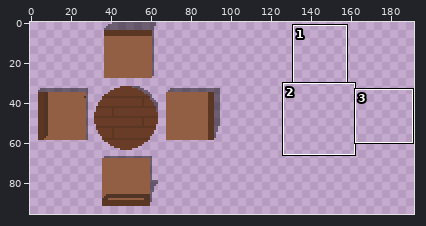
Pixel-art file, stored at world-and-tiles/commercial/rooftop_furniture.aseprite. Above: a wide view before the commit, with the close-up outlined.
Close-up. Before:
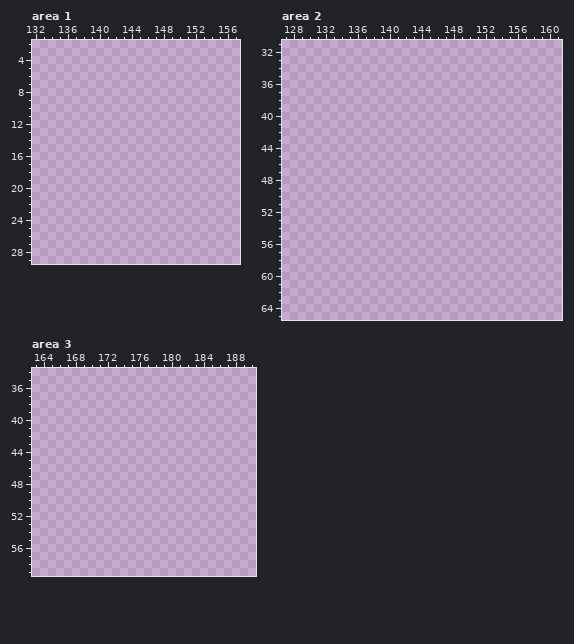
192x96 pixels, 1 frame. Shown: area 1: x 132..157, y 2..29; area 2: x 127..161, y 31..65; area 3: x 163..190, y 34..59. The commit also changed other parts of the picture, which this record leaves out.
Visible layers, top first: "shadows" opacity 45%, "Flattened".
Palette (. is transparent): 
The result:
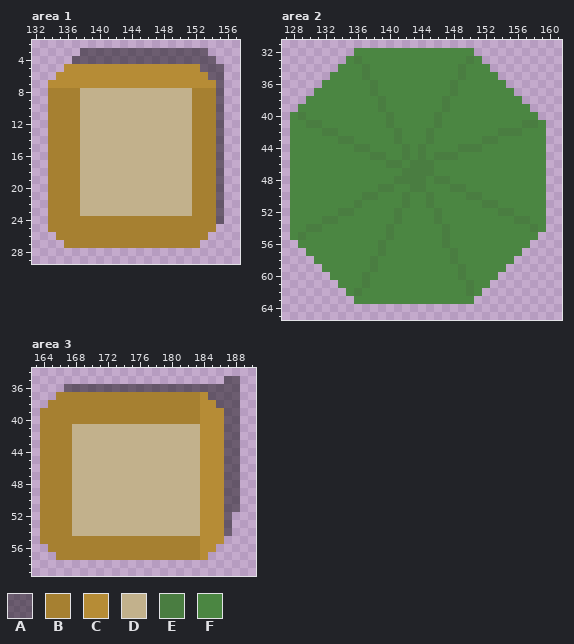
Colours new in this view: A #00000073  B #a68031  C #b68c36  D #c2b18c  E #4a7d41  F #4b8642
Change:
Changed rows in their new state; - is an unchanged pixel.
Area 1, layers "shadows", "Flattened":
first column x 134:
 3 ----AAAAAAAAAAAAAAAA--
 4 ---AAAAAAAAAAAAAAAAAA-
 5 --CCCCCCCCCCCCCCCCCAAA
 6 -CCCCCCCCCCCCCCCCCCCAA
 7 CCCCCCCCCCCCCCCCCCCCCA
 8 BBBBDDDDDDDDDDDDDDBBBA
 9 BBBBDDDDDDDDDDDDDDBBBA
10 BBBBDDDDDDDDDDDDDDBBBA
11 BBBBDDDDDDDDDDDDDDBBBA
12 BBBBDDDDDDDDDDDDDDBBBA
13 BBBBDDDDDDDDDDDDDDBBBA
14 BBBBDDDDDDDDDDDDDDBBBA
15 BBBBDDDDDDDDDDDDDDBBBA
16 BBBBDDDDDDDDDDDDDDBBBA
17 BBBBDDDDDDDDDDDDDDBBBA
18 BBBBDDDDDDDDDDDDDDBBBA
19 BBBBDDDDDDDDDDDDDDBBBA
20 BBBBDDDDDDDDDDDDDDBBBA
21 BBBBDDDDDDDDDDDDDDBBBA
22 BBBBDDDDDDDDDDDDDDBBBA
23 BBBBDDDDDDDDDDDDDDBBBA
24 BBBBBBBBBBBBBBBBBBBBBA
25 BBBBBBBBBBBBBBBBBBBBB-
26 -BBBBBBBBBBBBBBBBBBB--
27 --BBBBBBBBBBBBBBBBB---
Area 2, layer "Flattened":
first column x 128:
32 --------FFFFFFFFFFFFFFF---------
33 -------FEFFFFFFFFFFFFFEF--------
34 ------FFFEFFFFFFFFFFFEFFF-------
35 -----FFFFEFFFFFFFFFFFEFFFF------
36 ----FFFFFFEFFFFFFFFFEFFFFFF-----
37 ---FFFFFFFEFFFFFFFFFEFFFFFFF----
38 --FFFFFFFFFEFFFFFFFEFFFFFFFFF---
39 -FFFFFFFFFFEFFFFFFFEFFFFFFFFFF--
40 FEFFFFFFFFFFEFFFFFEFFFFFFFFFFFF-
41 FFEEFFFFFFFFEFFFFFEFFFFFFFFFFEEF
42 FFFFEEFFFFFFFEFFFEFFFFFFFFEEEFFF
43 FFFFFFEEFFFFFEFFFEFFFFFFEEFFFFFF
44 FFFFFFFFEEFFFFEFEFFFFEEEFFFFFFFF
45 FFFFFFFFFFEEFFEFEFEEEFFFFFFFFFFF
46 FFFFFFFFFFFFEEFEEEFFFFFFFFFFFFFF
47 FFFFFFFFFFFFFFEEEEFFFFFFFFFFFFFF
48 FFFFFFFFFFFFFEEEEFEEFFFFFFFFFFFF
49 FFFFFFFFFFFEEFFEEFFFEEFFFFFFFFFF
50 FFFFFFFFFEEFFFEFFEFFFFEEFFFFFFFF
51 FFFFFFFFEFFFFFEFFEFFFFFFEEFFFFFF
52 FFFFFFEEFFFFFEFFFFEFFFFFFFEEFFFF
53 FFFFEEFFFFFFFEFFFFEFFFFFFFFFEEFF
54 FFEEFFFFFFFFEFFFFFFEFFFFFFFFFFEF
55 FEFFFFFFFFFFEFFFFFFEFFFFFFFFFFF-
56 -FFFFFFFFFFEFFFFFFFEFFFFFFFFFF--
57 --FFFFFFFFFEFFFFFFFFEFFFFFFFF---
58 ---FFFFFFFEFFFFFFFFFEFFFFFFF----
59 ----FFFFFFEFFFFFFFFFFEFFFFF-----
60 -----FFFFEFFFFFFFFFFFEFFFF------
61 ------FFFEFFFFFFFFFFFFEFF-------
62 -------FEFFFFFFFFFFFFFEF--------
63 --------FFFFFFFFFFFFFFF---------
Area 3, layers "shadows", "Flattened":
first column x 164:
35 -----------------------AA
36 ---AAAAAAAAAAAAAAAAAAAAAA
37 --BBBBBBBBBBBBBBBBBBCAAAA
38 -BBBBBBBBBBBBBBBBBBBCCAAA
39 BBBBBBBBBBBBBBBBBBBBCCCAA
40 BBBBBBBBBBBBBBBBBBBBCCCAA
41 BBBBDDDDDDDDDDDDDDDDCCCAA
42 BBBBDDDDDDDDDDDDDDDDCCCAA
43 BBBBDDDDDDDDDDDDDDDDCCCAA
44 BBBBDDDDDDDDDDDDDDDDCCCAA
45 BBBBDDDDDDDDDDDDDDDDCCCAA
46 BBBBDDDDDDDDDDDDDDDDCCCAA
47 BBBBDDDDDDDDDDDDDDDDCCCAA
48 BBBBDDDDDDDDDDDDDDDDCCCAA
49 BBBBDDDDDDDDDDDDDDDDCCCAA
50 BBBBDDDDDDDDDDDDDDDDCCCAA
51 BBBBDDDDDDDDDDDDDDDDCCCAA
52 BBBBDDDDDDDDDDDDDDDDCCCA-
53 BBBBDDDDDDDDDDDDDDDDCCCA-
54 BBBBDDDDDDDDDDDDDDDDCCCA-
55 BBBBBBBBBBBBBBBBBBBBCCC--
56 -BBBBBBBBBBBBBBBBBBBCC---
57 --BBBBBBBBBBBBBBBBBBC----
Where, in picture pixels (left, top, right, bottom), the same in both close-ups:
added: (48, 48, 224, 248)
added: (290, 48, 546, 304)
added: (40, 376, 240, 560)
